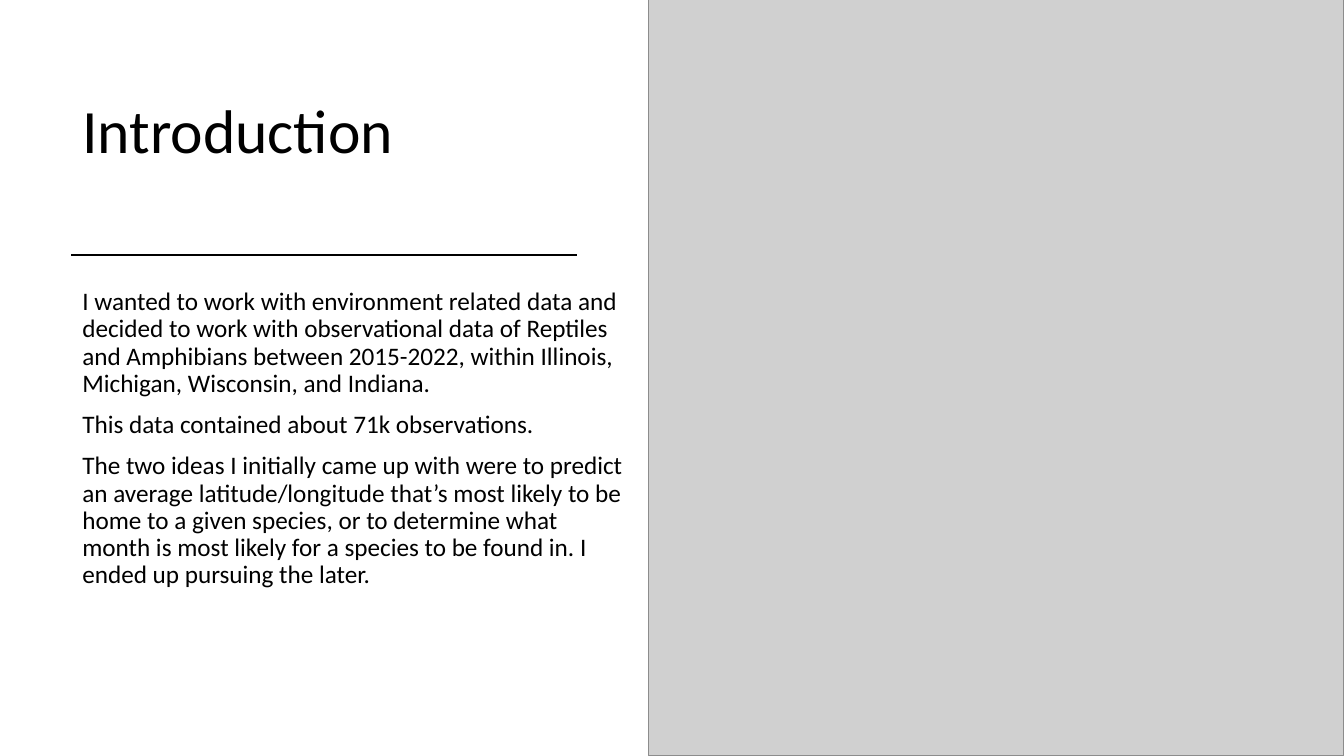
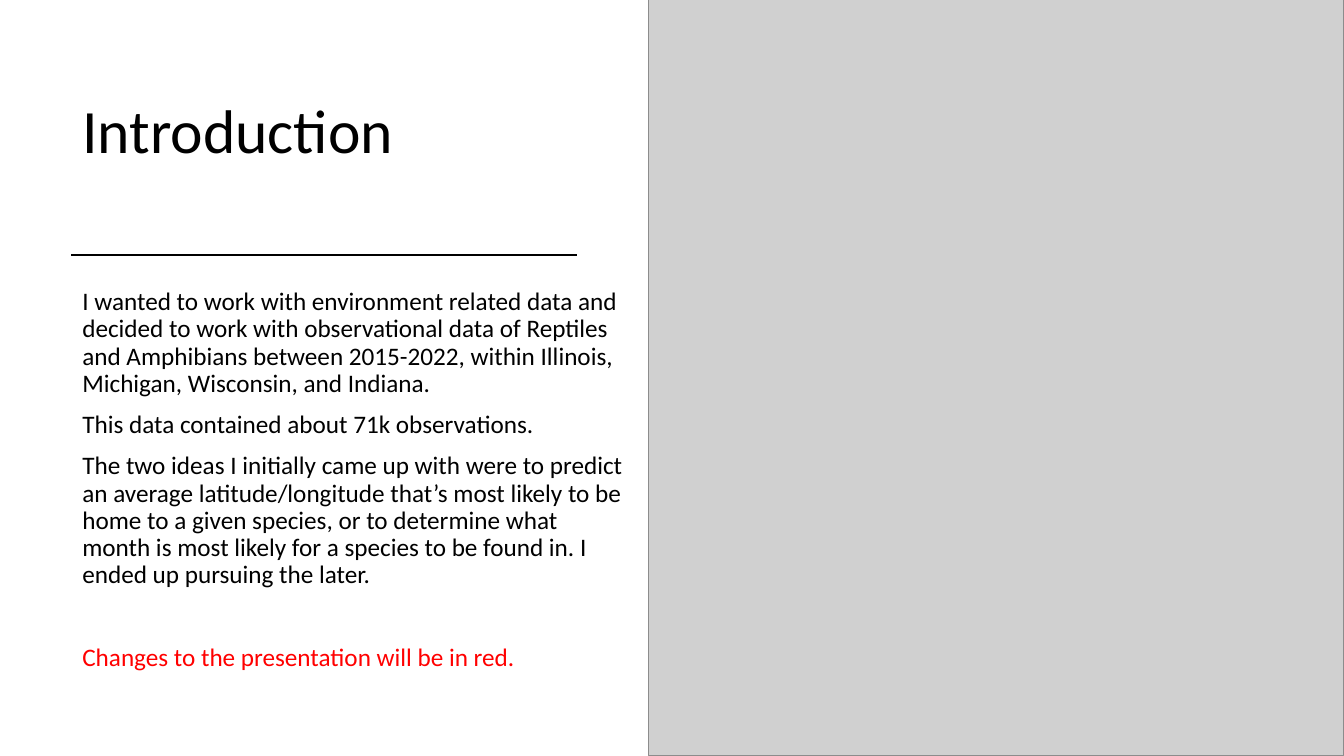
Before and after one commit to swiftzircon/INaturalist-Data-Project-ITMD-522, a slide deck: slide 2 of Presentation.pptx. Drawn at 1344x756 pixels with LibreOffice and Linux fonts; fonts in the diff are those of the drawing; grey boxes stand for pictures. Boxes give left, top, right and bottom in pixels: in the first picture for what was removed or moved away, otherwise in the second. Text is boxed around its words. In the diff, an @@ line names an element or a change of style, - is before the commit and + after.

```diff
--- a/Presentation.pptx
+++ b/Presentation.pptx
@@ text at box(82, 648, 515, 671): paragraph added @@
+Changes to the presentation will be in red.
```
Also in this commit, not shown: 6 other slides changed, 3 other files.
